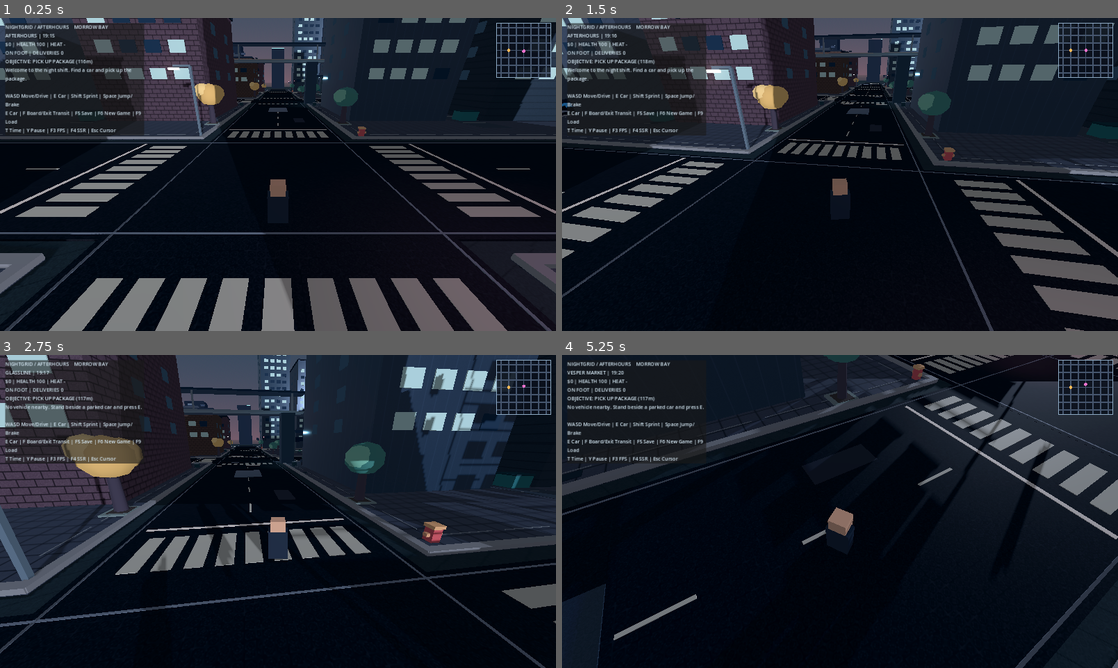
Above: before the commit, frames 1-4 (two rows, left to right).
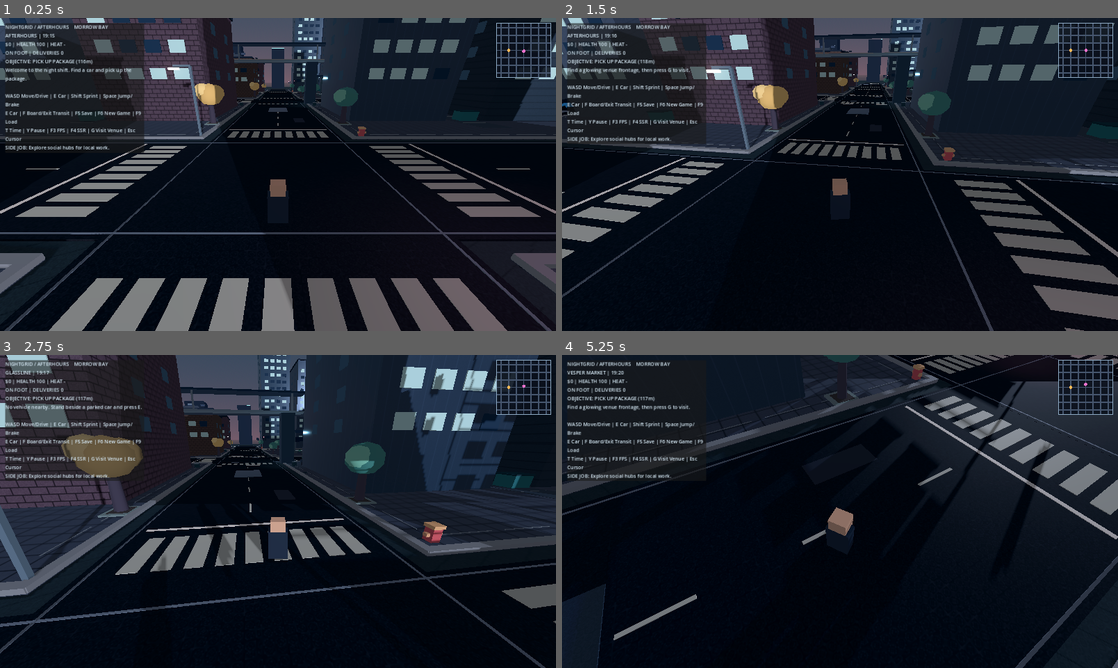
Above: after the commit, the same moments.

Repository: ProhibitedTV/NightGrid-Afterhours
Game: Godot game, scene res://scenes/main.tscn
Same seed, same stepped clock (60 frames per second), same inputs: the game is played once before the commit and once after it.
Inputs (mouse positions are in pixels of both pictures, inside the frame that each line leads up to):
- Up to frame 1 (0.25 s): no input
- Up to frame 2 (1.5 s): tap Enter at 0.5 s; move the mouse to (867, 174) at 0.52 s; hold W from 0.53 s (still down); tap G at 0.6 s; tap Space at 0.77 s; tap 1 at 0.8, 1.35 s; move the mouse to (812, 174) at 1.27 s
- Up to frame 3 (2.75 s): keep holding W; tap Space at 1.52 s; tap 2 at 1.55, 2.1 s; move the mouse to (289, 505) at 2.02 s; tap E at 2.3 s
- Up to frame 4 (5.25 s): move the mouse to (834, 517) at 2.77 s; tap E at 2.85 s; tap Space at 3.02, 3.77, 4.52 s; tap G at 3.05, 3.6 s; move the mouse to (878, 514) at 3.52 s; tap 1 at 3.8, 4.35 s; tap Escape at 4.15 s; move the mouse to (673, 464) at 4.27 s; release W at 4.28 s; hold A 4.28-5.03 s; click (673, 464) at 4.42 s; tap 2 at 4.55, 5.1 s; move the mouse to (845, 511) at 5.02 s; hold W from 5.03 s (still down)

The runs differ from the first frame. In frame 1, 0.6% of the frame differs, in the area x 0-26%, y 35-44%; in frame 2, 1.7%, in the area x 0-26%, y 15-41%; in frame 3, 1.1%; in frame 4, 0.8%.

Commit message:
feat(gameplay): interactable venues, useful services, four side jobs and persisted progression

Diff:
--- a/scripts/world.gd
+++ b/scripts/world.gd
@@ -13,6 +13,7 @@
 const TrafficSignalsScript = preload("res://scripts/traffic_signals.gd")
 const TrafficSystemScript = preload("res://scripts/traffic_system.gd")
 const RailSystemScript = preload("res://scripts/rail_system.gd")
+const VenueSystemScript = preload("res://scripts/venue_system.gd")
 const CELL = 58.0
 const GRID_RADIUS = 3
 const PLAYER_START = Vector3(0.0, 1.15, 6.0)
@@ -49,6 +50,13 @@
 var signal_controller: Node3D
 var traffic: Node3D
 var rail: Node3D
+var venue_system: Node3D
+var venue_panel: PanelContainer
+var venue_label: Label
+var venue_selected_id := ""
+var venue_job_active := ""
+var venue_job_completed: Array[String] = []
+var _venue_clock_tick := 0.0
 var current_transit: Node3D
 var transit_kind := ""
 var session: Node
@@ -94,11 +102,20 @@
 	if event is InputEventKey and event.pressed and not event.echo:
 		match event.physical_keycode:
 			KEY_ESCAPE:
-				Input.mouse_mode = Input.MOUSE_MODE_VISIBLE if Input.mouse_mode == Input.MOUSE_MODE_CAPTURED else Input.MOUSE_MODE_CAPTURED
+				if venue_panel != null and venue_panel.visible:
+					_close_venue()
+				else:
+					Input.mouse_mode = Input.MOUSE_MODE_VISIBLE if Input.mouse_mode == Input.MOUSE_MODE_CAPTURED else Input.MOUSE_MODE_CAPTURED
 			KEY_E:
 				_toggle_car()
 			KEY_F:
 				_toggle_transit()
+			KEY_G:
+				_toggle_venue()
+			KEY_1:
+				_venue_action(1)
+			KEY_2:
+				_venue_action(2)
 			KEY_F5:
 				_save_game()
 			KEY_F6:
@@ -120,6 +137,14 @@
 		return
 	var actor := _actor()
 	street_lights.call("set_focus", actor.global_position)
+	venue_system.call("set_focus", actor.global_position)
+	_venue_clock_tick += delta
+	if _venue_clock_tick >= 0.5:
+		_venue_clock_tick = 0.0
+		venue_system.call("set_hour", float(day_night.get("hour")))
+	if venue_panel.visible and (current_car != null or current_transit != null or
+			venue_system.venue_position(venue_selected_id).distance_to(player.global_position) > 7.0):
+		_close_venue()
 	if current_car == null and current_transit == null:
 		player.set("camera_yaw", yaw)
 	var focus := actor.global_position + Vector3.UP * (1.65 if current_car != null or current_transit != null else 1.45)
@@ -158,6 +183,8 @@
 	return current_car if current_car != null else player
 
 func _toggle_car() -> void:
+	if venue_panel != null and venue_panel.visible:
+		_close_venue()
 	if current_transit != null:
 		_notify("You're a passenger. Press F to leave at the next stop.")
 		return
@@ -246,6 +273,7 @@
 	_notify("POLICE ALERT: A patrol unit is approaching.")
 
 func _respawn() -> void:
+	_close_venue()
 	current_transit = null
 	transit_kind = ""
 	if current_car != null:
@@ -363,6 +391,10 @@
 	day_night.name = "DayNight"
 	add_child(day_night)
 	day_night.call("configure", world_environment, sun_light, city_details, street_lights)
+	venue_system = VenueSystemScript.new()
+	venue_system.name = "SocialVenues"
+	add_child(venue_system)
+	venue_system.call("set_hour", float(day_night.get("hour")))
 
 func _create_player() -> void:
 	player = CharacterBody3D.new()
@@ -515,7 +547,8 @@
 		"occupied_car": cars.find(current_car),
 		"traffic": traffic.call("snapshot"), "rail": rail.call("snapshot"),
 		"signal_elapsed": signal_controller.get("elapsed"),
-		"transit_kind": transit_kind, "transit_id": aboard_id
+		"transit_kind": transit_kind, "transit_id": aboard_id,
+		"venue_job_active": venue_job_active, "venue_job_completed": venue_job_completed.duplicate()
 	}
 
 func _apply_snapshot(data: Dictionary) -> void:
@@ -558,8 +591,131 @@
 		elif saved_transit == "TRAIN":
 			_board_transit(rail.get_node("MorrowLineTrain"), "TRAIN")
 	day_night.call("set_hour", float(data.get("hour", 19.25)))
+	venue_system.call("set_hour", float(day_night.get("hour")))
+	venue_job_active = str(data.get("venue_job_active", ""))
+	if not venue_job_active.is_empty() and venue_system.job_by_id(venue_job_active).is_empty():
+		venue_job_active = ""
+	venue_job_completed.clear()
+	var saved_jobs = data.get("venue_job_completed", [])
+	if saved_jobs is Array:
+		for job_id in saved_jobs:
+			var valid_id := str(job_id)
+			if not venue_system.job_by_id(valid_id).is_empty() and not venue_job_completed.has(valid_id):
+				venue_job_completed.append(valid_id)
 	_set_mission_target(DROPOFFS[deliveries % DROPOFFS.size()] if carrying else PICKUPS[deliveries % PICKUPS.size()], carrying)
 	_notify("Save loaded. Seed %d; Morrow Bay restored." % int(session.get("world_seed")))
+
+func _toggle_venue() -> void:
+	if current_car != null or current_transit != null:
+		_notify("Get out of the vehicle before visiting a venue.")
+		return
+	if venue_panel.visible:
+		_close_venue()
+		return
+	var venue: Dictionary = venue_system.call("nearest_venue", player.global_position)
+	if venue.is_empty():
+		_notify("Find a glowing venue frontage, then press G to visit.")
+		return
+	venue_selected_id = str(venue["id"])
+	venue_panel.visible = true
+	_update_venue_panel()
+
+func _close_venue() -> void:
+	venue_selected_id = ""
+	if venue_panel != null:
+		venue_panel.visible = false
+
+func _update_venue_panel() -> void:
+	if venue_label == null or venue_selected_id.is_empty():
+		return
+	var venue: Dictionary = venue_system.call("venue_by_id", venue_selected_id)
+	if venue.is_empty():
+		_close_venue()
+		return
+	var open_now: bool = venue_system.call("is_open", venue_selected_id)
+	var status := "OPEN" if open_now else "CLOSED"
+	var hours_text := "%02d:00-%02d:00" % [int(venue["opens"]), int(venue["closes"])]
+	var body := "%s | %s | %s (%s)\n%s: %s\n" % [
+		str(venue["name"]), str(venue["kind"]), status, hours_text,
+		str(venue["host"]), str(venue["flavor"])]
+	if open_now:
+		body += "[1] %s  $%d   " % [str(venue["item"]), int(venue["price"])]
+		if venue_job_active.is_empty():
+			var offer: Dictionary = venue_system.call("job_from", venue_selected_id)
+			if not offer.is_empty() and not venue_job_completed.has(str(offer["id"])):
+				body += "\n[2] SIDE JOB: %s (+$%d)" % [str(offer["title"]), int(offer["reward"])]
+		else:
+			var active: Dictionary = venue_system.call("job_by_id", venue_job_active)
+			if not active.is_empty() and str(active["to"]) == venue_selected_id:
+				body += "\n[2] DELIVER: %s (+$%d)" % [str(active["title"]), int(active["reward"])]
+	else:
+		body += "Come back during business hours."
+	body += "\n[G] Close   |   CASH $%d" % cash
+	venue_label.text = body
+
+func _venue_action(option: int) -> void:
+	if venue_panel == null or not venue_panel.visible or venue_selected_id.is_empty():
+		return
+	var venue: Dictionary = venue_system.call("venue_by_id", venue_selected_id)
+	if venue.is_empty():
+		_close_venue()
+		return
+	if not bool(venue_system.call("is_open", venue_selected_id)):
+		_notify("%s is closed until %02d:00." % [str(venue["name"]), int(venue["opens"])])
+		_update_venue_panel()
+		return
+	if option == 1:
+		var price := int(venue["price"])
+		var service: Dictionary = venue_system.call("service_effect", str(venue["kind"]))
+		var healing := float(service.get("heal", 0.0))
+		var cover := float(service.get("heat", 0.0))
+		if healing > 0.0 and health >= 99.9:
+			_notify("You're already feeling rested. Save your cash.")
+			return
+		if cover > 0.0 and heat < 0.01:
+			_notify("No police attention to shake. Enjoy the atmosphere.")
+			return
+		if cash < price:
+			_notify("Not enough cash for %s. Try a courier or side job." % str(venue["item"]))
+			return
+		cash -= price
+		health = minf(100.0, health + healing)
+		heat = maxf(0.0, heat - cover)
+		_notify("%s: %s. %s" % [str(venue["name"]), str(venue["item"]),
+			"Recovered strength." if healing > 0.0 else "You blend into the crowd."])
+	elif option == 2:
+		if venue_job_active.is_empty():
+			var job: Dictionary = venue_system.call("job_from", venue_selected_id)
+			if job.is_empty() or venue_job_completed.has(str(job.get("id", ""))):
+				_notify("No new work from this contact.")
+				return
+			venue_job_active = str(job["id"])
+			_notify("NEW SIDE JOB: %s — %s" % [str(job["title"]), str(job["brief"])])
+		else:
+			var contract: Dictionary = venue_system.call("job_by_id", venue_job_active)
+			if contract.is_empty():
+				venue_job_active = ""
+				return
+			if str(contract["to"]) != venue_selected_id:
+				_notify("Job active: %s. Destination: %s." % [
+					str(contract["title"]),
+					str(venue_system.venue_by_id(str(contract["to"]))["name"])])
+				return
+			cash += int(contract["reward"])
+			venue_job_completed.append(venue_job_active)
+			venue_job_active = ""
+			_notify("SIDE JOB COMPLETE +$%d: %s" % [int(contract["reward"]), str(contract["ending"])])
+	_update_venue_panel()
+
+func _venue_job_text() -> String:
+	if venue_job_active.is_empty():
+		return "SIDE JOB: Explore social hubs for local work."
+	var job: Dictionary = venue_system.call("job_by_id", venue_job_active)
+	if job.is_empty():
+		return ""
+	var venue: Dictionary = venue_system.call("venue_by_id", str(job["to"]))
+	var dist := roundi(player.global_position.distance_to(venue_system.venue_position(str(job["to"]))))
+	return "SIDE JOB: %s / %s (%dm)" % [str(job["title"]), str(venue["name"]), dist]
 
 func _create_camera() -> void:
 	camera = Camera3D.new()
@@ -640,6 +796,17 @@
 	performance_label.add_theme_font_size_override("font_size", 18)
 	performance_label.add_theme_color_override("font_color", Color("b5eae4"))
 	ui.add_child(performance_label)
+	venue_panel = PanelContainer.new()
+	venue_panel.name = "VenueDialogue"
+	venue_panel.position = Vector2(18.0, 262.0)
+	venue_panel.custom_minimum_size = Vector2(550.0, 162.0)
+	venue_panel.visible = false
+	ui.add_child(venue_panel)
+	venue_label = Label.new()
+	venue_label.add_theme_font_size_override("font_size", 18)
+	venue_label.add_theme_color_override("font_color", Color("eadcc9"))
+	venue_label.autowrap_mode = TextServer.AUTOWRAP_WORD_SMART
+	venue_panel.add_child(venue_label)
 
 func _update_hud() -> void:
 	var district: String = city_details.call("get_district_at", _actor().global_position)
@@ -658,7 +825,15 @@
 	if performance_overlay:
 		var fps := maxi(Engine.get_frames_per_second(), 1)
 		performance_label.text = "RTX 3060 target: 60 FPS @1080p | Actual: %d FPS | %.1f ms" % [fps, 1000.0 / float(fps)]
-	hud_label.text = "NIGHTGRID / AFTERHOURS    MORROW BAY\n%s  …(200 unchanged characters)… d\nT Time | Y Pause | F3 FPS | F4 SSR | Esc Cursor" % [local_name, clock, cash,  …(81 unchanged characters)…
+	hud_label.text = "NIGHTGRID / AFTERHOURS    MORROW BAY\n%s  …(200 unchanged characters)… d\nT Time | Y Pause | F3 FPS | F4 SSR | G Visit Venue | Esc Cursor" % [local_name, clock, cash,  …(81 unchanged characters)…
+	hud_label.text += "\n" + _venue_job_text()
+	if current_car == null and current_transit == null:
+		var near: Dictionary = venue_system.call("nearest_venue", player.global_position)
+		if not near.is_empty():
+			var accessible := "OPEN" if venue_system.call("is_open", str(near["id"])) else "CLOSED"
+			hud_label.text += "\n[G] %s (%s)" % [str(near["name"]), accessible]
+	if venue_panel.visible:
+		_update_venue_panel()
 
 func get_map_state() -> Dictionary:
 	var car_positions: Array[Vector2] = []
@@ -670,5 +845,7 @@
 		"player": Vector2(actor.global_position.x, actor.global_position.z),
 		"mission": Vector2(mission_position.x, mission_position.z),
 		"officers": car_positions,
-		"carrying": carrying
+		"carrying": carrying,
+		"side_quest": Vector2(venue_system.venue_position(str(venue_system.job_by_id(venue_job_active).get("to", ""))).x, venue_system.venue_position(str(venue_system.job_by_id(venue_job_active).get("to", ""))).z) if not venue_job_active.is_empty() else Vector2.ZERO,
+		"side_quest_active": not venue_job_active.is_empty()
 	}
